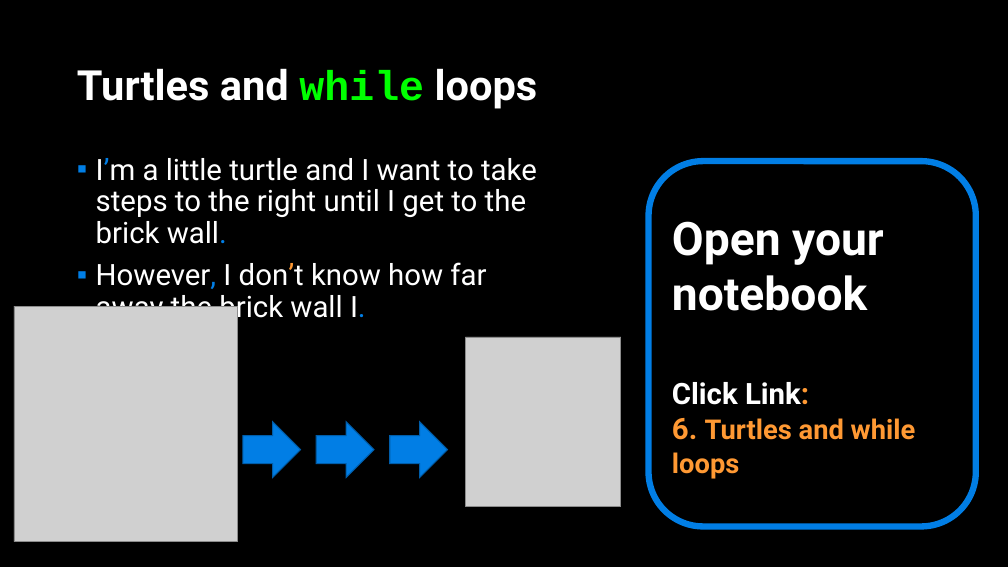
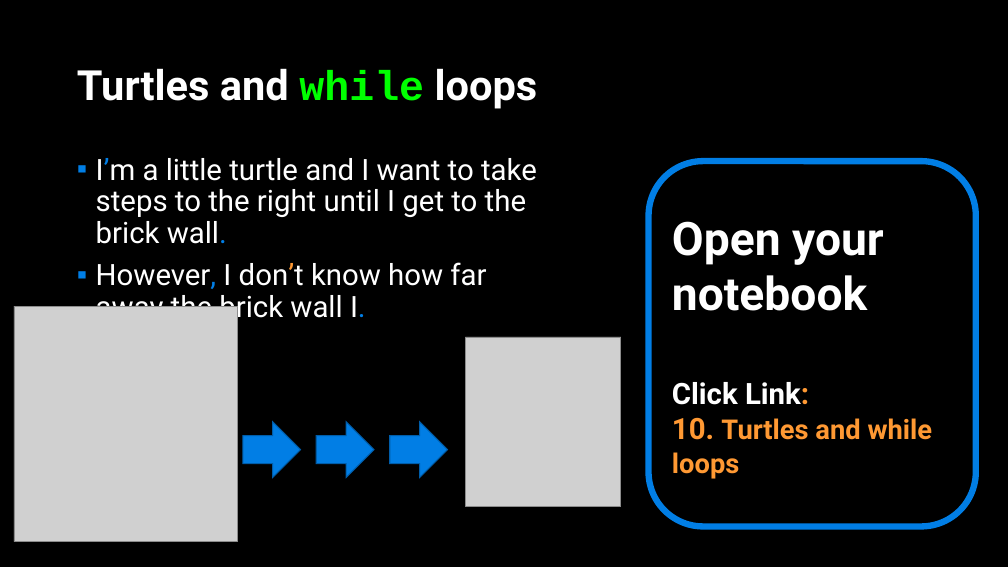
Before and after one commit to APS106/APS106-winter-2023-kinsella-goodfellow, a slide deck: slide 76 of lectures/week4/lecture1/slides/week4_lecture1.pptx (slide 27 before the commit). Drawn at 1008x567 pixels with LibreOffice and Linux fonts; fonts in the diff are those of the drawing; grey boxes stand for pictures; background and template pictures are left out. Boxes give left, top, right and bottom in pixels: in the first picture for what was removed or moved away, otherwise in the second. Text is boxed around its words. In the diff, an @@ line names an element or a change of style, - is before the commit and + after.

```diff
--- a/lectures/week4/lecture1/slides/week4_lecture1.pptx
+++ b/lectures/week4/lecture1/slides/week4_lecture1.pptx
@@ text in rounded rectangle at [672, 417, 933, 479]: text changed @@
-6. Turtles and while loops
+10. Turtles and while loops
```
Also in this commit, not shown: 17 other slides changed, 48 slides added, 7 slides removed, 11 other files.
